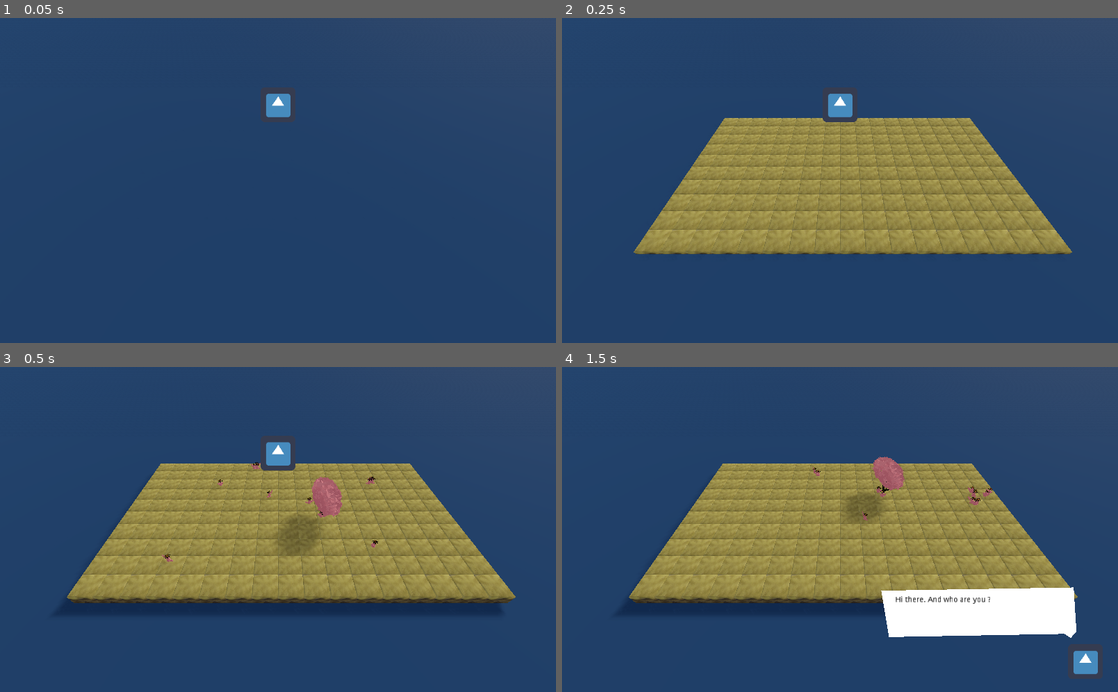
Above: before the commit, frames 1-4 (two rows, left to right).
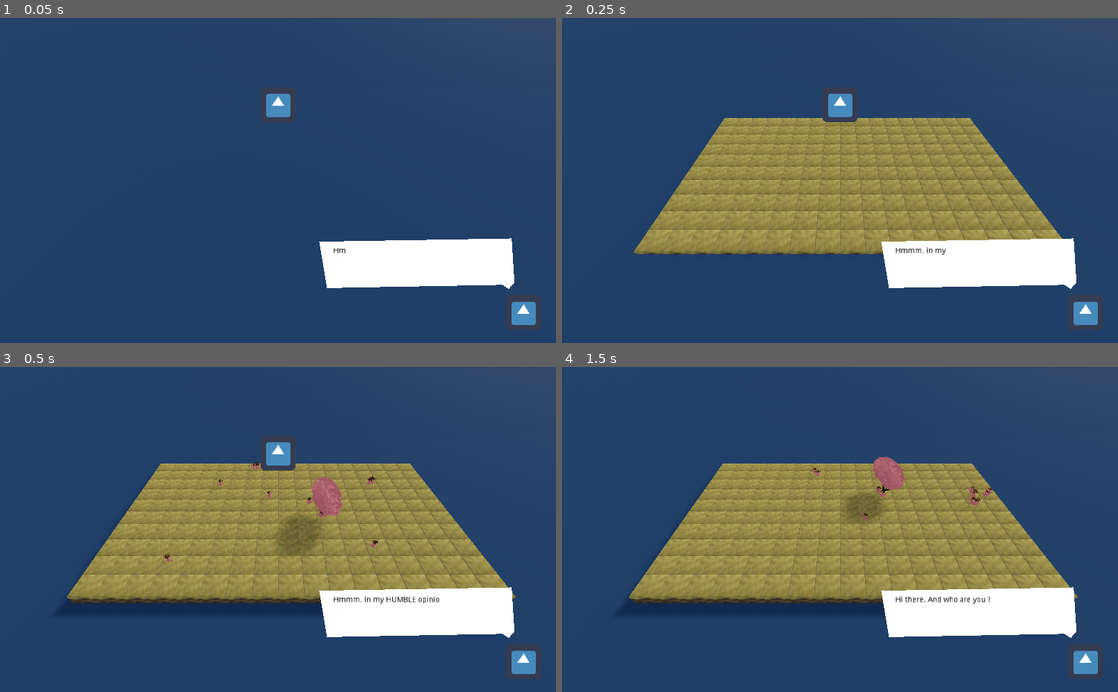
Above: after the commit, the same moments.

Repository: rmonthil-game-jams/scientific-game-jam-2021-team-amber
Game: Godot game, scene res://game/Game.tscn
Two runs of this game, one before a commit and one after it. Both use one fixed random seed, a clock stepped at 60 frames per second and the inputs below. The engine's default icon, where the game draws it, is replaced by a stand-in: a white triangle on a blue panel in a dark square.
Inputs (mouse positions are in pixels of both pictures, inside the frame that each line leads up to):
- Up to frame 1 (0.05 s): no input
- Up to frame 2 (0.25 s): no input
- Up to frame 3 (0.5 s): no input
- Up to frame 4 (1.5 s): click (979, 614) at 0.52 s; click (979, 614) at 1.25 s

The runs differ from the first frame. In frame 1, 5.2% of the frame differs, in the area x 57-97%, y 67-95%; in frame 2, 5.2%; in frame 3, 5.2%; in frame 4, nothing differs.

Commit message:
Achievements

Diff:
--- a/game/Game.gd
+++ b/game/Game.gd
@@ -32,6 +32,21 @@
 func _on_Achievements_achievement(achievement_name : String):
 	match achievement_name:
 		"tectonik":
-			$PhyloGeny.StartDialog("teck", 6)
+			$PhyloGeny.StartDialog("tectonik", 3)
 		"kangaroo":
-			pass
+			$PhyloGeny.StartDialog("kangaroo", 3)
+		"matchmaker":
+			$PhyloGeny.StartDialog("matchmaker", 2)
+		"bucket":
+			$PhyloGeny.StartDialog("bucket", 8)
+#		"okbiomer":
+#			$PhyloGeny.StartDialog("okbiomer", 4)
+		"sandman":
+			$PhyloGeny.StartDialog("sandman", 4)
+
+func _on_BiodiversityProgress_achievement(achievement_name):
+	match achievement_name:
+		"newspecies":
+			$PhyloGeny.StartDialog("newspecies", 3)
+		"slowmotion":
+			$PhyloGeny.StartDialog("slowmotion", 2)
--- a/game/Game.tscn
+++ b/game/Game.tscn
@@ -77,9 +77,11 @@
 stream = ExtResource( 8 )
 volume_db = -20.0
 autoplay = true
+[connection signal="achievement" from="BiodiversityProgress" to="." method="_on_BiodiversityProgress_achievement"]
 [connection signal="tool_selected" from="BiodiversityProgress" to="." method="_on_BiodiversityProgress_tool_selected"]
 [connection signal="bubble_finished" from="PhyloGeny" to="." method="_on_PhyloGeny_bubble_finished"]
 [connection signal="finished" from="PhyloGeny" to="." method="_on_PhyloGeny_finished"]
 [connection signal="started" from="PhyloGeny" to="." method="_on_PhyloGeny_started"]
 [connection signal="started" from="MainMenu" to="." method="_on_MainMenu_started"]
 [connection signal="started" from="MainMenu" to="PhyloGeny" method="_on_MainMenu_started"]
+[connection signal="achievement" from="Achievements" to="." method="_on_Achievements_achievement"]
--- a/modules/achievements/Achievements.gd
+++ b/modules/achievements/Achievements.gd
@@ -11,6 +11,11 @@
 onready var height : int = simulation_core.HEIGHT
 var onceTectonik : bool = false
 var onceIsland : bool = false
+var onceMatchmaker : bool = false
+var numberOfTrees : float = 0
+
+#Variable matchmaker
+var thresholdMatchmaker :float = 30
 
 #cell
 #{
@@ -57,6 +62,14 @@
 			numberOfContinent += 1
 		else :
 			numberOfIslands += 1
+	for i in range(width):
+		for j in range(height):
+			if simulation_state[i][j].type == "tree" :
+				numberOfTrees += 1
+	if totalContinentArea >0 :
+		if (numberOfTrees/totalContinentArea)*100 <= thresholdMatchmaker && not onceMatchmaker:
+			emit_signal("achievement", "matchmaker")
+			onceMatchmaker = true
 	if numberOfContinent >1 && not onceTectonik :
 		emit_signal("achievement", "tectonik")
 		onceTectonik = true
@@ -64,6 +77,7 @@
 		emit_signal("achievement", "kangaroo")
 		onceIsland = true
 	continents.clear()
+	numberOfTrees = 0
 
 func ContinentDetection(var i : int, var j :int, var ctnIndex : int, var sim_state):
 	#Register as belonging to a continent
--- a/modules/simulation/SimulationCore.gd
+++ b/modules/simulation/SimulationCore.gd
@@ -15,6 +15,7 @@
 var BIOME_SELECTIVITY_COLD : float = 2.0
 
 var MUTATION_INTENSITY : float = 0.5
+var numberOfSteps : int = 0
 
 onready var state : Array = []
 
@@ -136,6 +137,7 @@
 							if random_mutation_number < get_cell_probability_of_mutation(state[i][j]):
 								mutate(state[i][j])
 		# signal
+		numberOfSteps += 1
 		emit_signal("step", state)
 
 func get_cell_probability_of_death(tree_cell : Dictionary):
--- a/modules/ui/BiodiversityBar.gd
+++ b/modules/ui/BiodiversityBar.gd
@@ -8,8 +8,12 @@
 signal tool_selected(tool_name)
 
 var current_tool = ""
-
+var newSpeciesOnce = false
+var slowMotionOnce = false
+var sandmanOnce = false
+var unlockToolOnce = false
 export(Array, float) var bonus_thresholds
+onready var sim_step : Node = get_node("../World/Simulation/SimulationCore")
 
 var value : float setget _set_value
 
@@ -20,10 +24,19 @@
 	for i in range(bonus_thresholds.size()):
 		## discover the buttons given the progress bar
 		if value >= bonus_thresholds[i]:
+			if not unlockToolOnce :
+				emit_signal("achievement", "bucket")
+				unlockToolOnce = true
 			$Container/Bonus.get_child(i).show()
 			$Container/Bonus.get_child(i).disabled = false
 			emit_signal("bonus", $Container/Bonus.get_child(i).name.to_lower())
 	## over
+	if value >= 10 && not newSpeciesOnce:
+		emit_signal("achievement","newspecies")
+		newSpeciesOnce = true
+	if value <= 20 && sim_step.numberOfSteps > 100 && slowMotionOnce:
+		emit_signal("achievement", "slowmotion")
+		slowMotionOnce = true
 	if value > 100.0:
 		emit_signal("win")
 	elif value == 0.0:
@@ -48,6 +61,9 @@
 		_reset_bonus_rotation()
 
 func _on_PaintHot_pressed():
+	if  not sandmanOnce :
+		emit_signal("achievement", "sandman")
+		sandmanOnce = true
 	if current_tool != "paint_hot":
 		current_tool = "paint_hot"
 		$AnimationPlayer.play("paint_hot")
